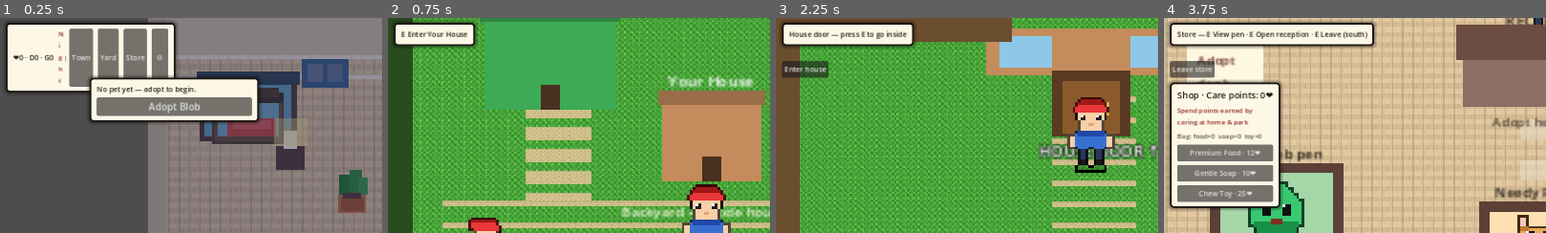
Above: before the commit, frames 1-4 (left to right).
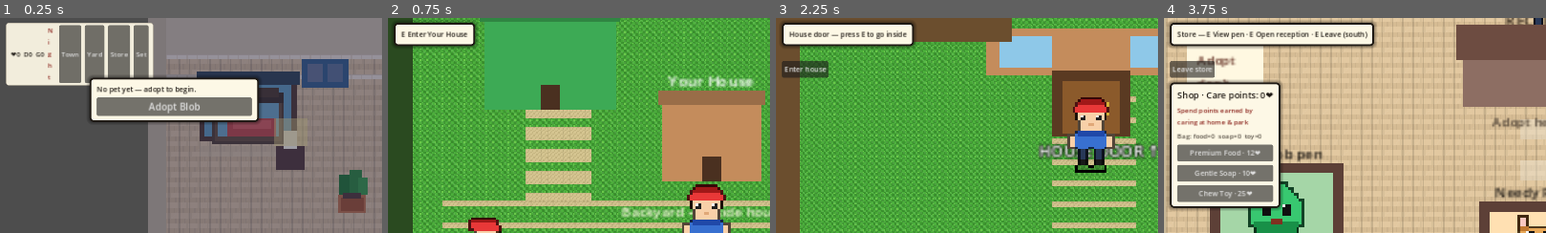
Above: after the commit, the same moments.

Repository: i-apologise/real-time-virtual-pet
Game: Godot game, scene res://scenes/habitat/habitat.tscn
Same seed, same stepped clock (60 frames per second), same inputs: the game is played once before the commit and once after it. This scene is started directly instead of the project's main scene.
Inputs (mouse positions are % of the whole screen's width and height, from its top left):
- Up to frame 1 (0.25 s): no input
- Up to frame 2 (0.75 s): click "Town" at 0.5 s
- Up to frame 3 (2.25 s): tap Enter at 1.25 s; move the mouse to (72, 45) at 1.27 s; hold D (move_right) 1.28-2 s; hold E (interact) 1.28-2 s; click (72, 45) at 1.42 s; tap Space at 1.52 s; click "Yard" at 2 s
- Up to frame 4 (3.75 s): click "Enter house" at 2.75 s; click "Store" at 3.5 s
The pictures show only the part of the screen within x 0-50%, y 0-50%; the shares and areas given below are measured in that part.

The runs differ from the first frame. In frame 1, 5.6% of the frame differs, in the area x 1-47%, y 1-36%; in frame 2, nothing differs; in frame 3, nothing differs; in frame 4, less than 0.1%.

Commit message:
fix: dead stay limp while carried; unclip leash only at home
- Follow mode no longer plays walk over dead (looked alive on burial walk)
- Park/town E no longer ends escort mid-outing (pet vanished home)
- End walk only at habitat; park tip points to fetch / leave / home
- Slim top status strip + death notice (not fat dialog chrome)

Diff:
--- a/scenes/graveyard/graveyard.gd
+++ b/scenes/graveyard/graveyard.gd
@@ -264,12 +264,17 @@
 			_dead_pet.set_collision_enabled(false)
 			# Emotional path: body follows only while carrying. Otherwise wait by the house door.
 			if PetController.carrying_deceased and _human:
+				# Keep dead condition after setup_frames (which defaults to idle)
+				_dead_pet.set_condition("dead")
+				_dead_pet.play_anim(&"dead")
 				_dead_pet.set_follow(_human, Vector2(-14, -6))
 				_toast.text = "Carrying %s — walk to EMPTY PLOT · hold E to dig" % p.name
 			else:
 				if _dead_pet.has_method("clear_follow"):
 					_dead_pet.clear_follow()
 				_dead_pet.position = Vector2(240, 120)
+				_dead_pet.set_condition("dead")
+				_dead_pet.play_anim(&"dead")
 				_toast.text = "They aren't with you — go inside and E Carry them first"
 	if needs_burial and PetController.carrying_deceased:
 		_label.text = "Backyard — bring %s to EMPTY PLOT · hold E dig · north HOUSE DOOR" % p.name
--- a/scenes/habitat/habitat.gd
+++ b/scenes/habitat/habitat.gd
@@ -518,36 +518,34 @@
 	_hud_layer = layer
 	add_child(layer)
 
-	# --- Single compact top bar (counters + day + nav) — no free-floating overlap ---
+	# --- Slim status strip (not a fat dialog panel) ---
 	_top_bar = PanelContainer.new()
 	_top_bar.name = "TopStatusBar"
-	UiThemeScr.apply_panel(_top_bar, true)
+	_top_bar.add_theme_stylebox_override("panel", UiThemeScr.slim_bar_style())
 	_top_bar.position = Vector2(10, 8)
 	layer.add_child(_top_bar)
 	var top_row := HBoxContainer.new()
-	top_row.add_theme_constant_override("separation", 8)
+	top_row.add_theme_constant_override("separation", 6)
+	top_row.alignment = BoxContainer.ALIGNMENT_CENTER
 	_top_bar.add_child(top_row)
-	_counter = UiThemeScr.title_label("❤0 · D0 · G0", 12)
+	_counter = UiThemeScr.title_label("❤0  D0  G0", 11)
 	top_row.add_child(_counter)
 	_day_chip = UiThemeScr.body_label("Day", 11)
 	_day_chip.add_theme_color_override("font_color", UiThemeScr.TEXT_ACCENT)
 	top_row.add_child(_day_chip)
-	var sep := UiThemeScr.body_label("|", 11)
+	var sep := Control.new()
+	sep.custom_minimum_size = Vector2(6, 0)
 	top_row.add_child(sep)
-	var b_town := UiThemeScr.themed_button("Town")
-	b_town.custom_minimum_size = Vector2(0, 24)
+	var b_town := UiThemeScr.slim_button("Town")
 	b_town.pressed.connect(_nav_town)
 	top_row.add_child(b_town)
-	var b_yard := UiThemeScr.themed_button("Yard")
-	b_yard.custom_minimum_size = Vector2(0, 24)
+	var b_yard := UiThemeScr.slim_button("Yard")
 	b_yard.pressed.connect(_nav_yard)
 	top_row.add_child(b_yard)
-	var b_store := UiThemeScr.themed_button("Store")
-	b_store.custom_minimum_size = Vector2(0, 24)
+	var b_store := UiThemeScr.slim_button("Store")
 	b_store.pressed.connect(_nav_store)
 	top_row.add_child(b_store)
-	var b_settings := UiThemeScr.themed_button("⚙")
-	b_settings.custom_minimum_size = Vector2(28, 24)
+	var b_settings := UiThemeScr.slim_button("Set")
 	b_settings.pressed.connect(_toggle_settings)
 	top_row.add_child(b_settings)
 	_refresh_day_chip()
@@ -681,17 +679,23 @@
 	layer.add_child(_empty_panel)
 	_empty_panel.position = Vector2(150, 100)
 
-	# Soft death notice — carry ritual, not a teleport button
-	_death_panel = _panel(
-		"They've passed. E near them to carry — walk the south door to the backyard. Hold E at the plot."
+	# Soft death strip (slim bar, not a modal dialog blocking the room)
+	_death_panel = PanelContainer.new()
+	_death_panel.add_theme_stylebox_override("panel", UiThemeScr.slim_bar_style())
+	_death_panel.visible = false
+	layer.add_child(_death_panel)
+	var death_row := HBoxContainer.new()
+	death_row.add_theme_constant_override("separation", 10)
+	_death_panel.add_child(death_row)
+	var death_msg := UiThemeScr.body_label(
+		"They've passed — E near them to carry · south door · hold E at the plot",
+		11
 	)
-	var carry_ack := Button.new()
-	carry_ack.text = "I'll carry them"
+	death_msg.custom_minimum_size = Vector2(360, 0)
+	death_row.add_child(death_msg)
+	var carry_ack := UiThemeScr.slim_button("OK")
 	carry_ack.pressed.connect(func(): _death_panel.visible = false)
-	_death_panel.get_child(0).add_child(carry_ack)
-	layer.add_child(_death_panel)
-	# Bottom-center so it doesn't cover the body / map
-	_death_panel.position = Vector2(180, 520)
+	death_row.add_child(carry_ack)
 	call_deferred("_place_death_panel")
 	_dig_progress = null
 
@@ -892,14 +896,15 @@
 	if _pet == null or not PetController.carrying_deceased:
 		return
 	_pet.visible = true
-	if _pet.has_method("set_follow") and _human:
-		_pet.set_follow(_human, Vector2(-14, -6))  # held close — carried, not leashed
-	if _pet.has_method("set_collision_enabled"):
-		_pet.set_collision_enabled(false)
+	# Condition BEFORE follow — follow physics must never promote walk/idle while dead
 	if _pet.has_method("set_condition"):
 		_pet.set_condition("dead")
 	if _pet.has_method("play_anim"):
 		_pet.play_anim(&"dead")
+	if _pet.has_method("set_collision_enabled"):
+		_pet.set_collision_enabled(false)
+	if _pet.has_method("set_follow") and _human:
+		_pet.set_follow(_human, Vector2(-14, -6))  # held close — carried, not leashed
 
 
 func _try_start_carry() -> bool:
@@ -1356,9 +1361,9 @@
 	if PetController.escort_active and life != "DEAD" and life != "":
 		var left := maxf(0.0, PetController.ESCORT_MIN_SEC - PetController.escort_elapsed_sec)
 		if left > 0.0:
-			_hint.text = "On leash · walk min %.0fs · doors work · then E end walk" % left
+			_hint.text = "On leash · min %.0fs more outside · at home E unclips" % left
 		else:
-			_hint.text = "On leash — E End walk (step off door mats) · or keep exploring"
+			_hint.text = "Home — E near pet (off doors) ends walk · or go out again"
 		return
 	if _near_pet and life != "DEAD" and life != "":
 		if PetController.active_pet.is_sleeping():
@@ -1692,8 +1697,7 @@
 
 
 func _on_profile(snap: Dictionary) -> void:
-	# Compact — fits one top-bar row with nav buttons (no multi-line overlap)
-	_counter.text = "❤%d · D%d · G%d" % [
+	_counter.text = "❤%d  D%d  G%d" % [
 		int(snap.get("care_points", PetController.profile.care_points if PetController.profile else 0)),
 		int(snap.get("total_pets_died", 0)),
 		int(snap.get("total_graves_dug", 0)),
--- a/scenes/park/park.gd
+++ b/scenes/park/park.gd
@@ -208,7 +208,7 @@
 	_pet.set_follow(_human, Vector2(-22, 10))
 	_pet.set_world_bounds(WORLD_BOUNDS)
 	_leash.visible = true
-	_toast.text = "On leash — explore · E End walk near pet (after min time)"
+	_toast.text = "On leash — explore · Play fetch · leave south to Town. End leash at home."
 
 
 func _process(delta: float) -> void:
@@ -222,10 +222,10 @@
 				_world.to_local(_pet.global_position),
 			])
 
-	# Exit zone before end-walk — following pet is always "near", same as habitat/town.
+	# Exit only — never end the leash here (pet would "vanish home"; unclip at house).
 	if EXIT_TO_TOWN.has_point(_human.position):
 		_label.text = (
-			"E Enter Town (pet follows)"
+			"E Leave to Town (pet stays on leash)"
 			if PetController.escort_active
 			else "E Enter Town"
 		)
@@ -234,22 +234,12 @@
 		return
 
 	if PetController.escort_active:
-		_label.text = "On leash · min %.0fs · E End walk (not on exit) · fetch for bonus" % maxf(
+		_label.text = "On leash · walk min %.0fs · fetch for bonus · end walk at home" % maxf(
 			0.0, PetController.ESCORT_MIN_SEC - PetController.escort_elapsed_sec
 		)
-		if Input.is_action_just_pressed("interact") and _pet:
-			if _human.global_position.distance_to(_pet.global_position) < 56.0:
-				if PetController.can_finish_escort():
-					PetController.end_escort(true)
-					_pet.clear_follow()
-					_pet.queue_free()
-					_pet = null
-					_leash.visible = false
-					_toast.text = "Great walk! Pet is happier."
-				else:
-					_toast.text = "A bit more walking… %.0fs" % maxf(
-						0.0, PetController.ESCORT_MIN_SEC - PetController.escort_elapsed_sec
-					)
+		# E mid-park must NOT finish escort — that teleported the pet away mid-outing.
+		if Input.is_action_just_pressed("interact"):
+			_toast.text = "Keep exploring — use Play fetch, or leave south. Unclip the leash at home."
 		return
 
 
--- a/scenes/town/town.gd
+++ b/scenes/town/town.gd
@@ -200,7 +200,7 @@
 	_pet.set_follow(_human, Vector2(-22, 10))
 	_pet.set_world_bounds(WORLD_BOUNDS)
 	_leash.visible = true
-	_toast.text = "On leash — E on doorsteps enters (pet follows). End walk off doors."
+	_toast.text = "On leash — E enters buildings (pet follows). Unclip the leash at home."
 
 
 func _process(delta: float) -> void:
@@ -215,8 +215,7 @@
 				_world.to_local(_pet.global_position + Vector2(0, -8)),
 			])
 
-	# Resolve nearest building first — leash follow is always <56px, so end-walk
-	# must not consume E while standing on a doorstep (same bug as habitat town door).
+	# Buildings first. Never end-walk in town — pet would vanish mid-outing.
 	var near := ""
 	var scene_id := ""
 	var spawn := ""
@@ -237,23 +236,11 @@
 		return
 
 	if PetController.escort_active:
-		_label.text = "On leash — E Enter Park/House/Store · away from doors E End walk · min %.0fs" % maxf(
+		_label.text = "On leash · min %.0fs · doors enter places · end walk at home" % maxf(
 			0.0, PetController.ESCORT_MIN_SEC - PetController.escort_elapsed_sec
 		)
-		if Input.is_action_just_pressed("interact") and _pet:
-			if _human.global_position.distance_to(_pet.global_position) < 56.0:
-				if PetController.can_finish_escort():
-					var r: Dictionary = PetController.end_escort(true)
-					if _pet:
-						_pet.clear_follow()
-						_pet.queue_free()
-						_pet = null
-					_leash.visible = false
-					_toast.text = "Walk complete!" if r.get("ok", false) else "Walk ended"
-				else:
-					_toast.text = "Walk a bit longer… %.0fs" % maxf(
-						0.0, PetController.ESCORT_MIN_SEC - PetController.escort_elapsed_sec
-					)
+		if Input.is_action_just_pressed("interact"):
+			_toast.text = "Still on a walk — enter a building, or go home to unclip the leash."
 		return
 
 	_label.text = "Town — E Enter House · Park · Store"
--- a/src/gameplay/animated_actor.gd
+++ b/src/gameplay/animated_actor.gd
@@ -127,6 +127,8 @@
 	_follow_offset = offset
 	_acting = false
 	_walk_target = null
+	if is_pet and _condition == "dead":
+		_play_dead_pose()
 
 
 func clear_follow() -> void:
@@ -152,6 +154,17 @@
 	var anim2 := "idle_%s" % _facing
 	if _sprite.sprite_frames.has_animation(anim2):
 		_sprite.play(anim2)
+
+
+func _play_dead_pose() -> void:
+	## Force limp/dead art while carried — must not switch to walk/idle.
+	if _sprite == null:
+		return
+	if _sprite.sprite_frames.has_animation(&"dead"):
+		_sprite.sprite_frames.set_animation_loop(&"dead", true)
+		if _sprite.animation != &"dead":
+			_sprite.play(&"dead")
+	_acting = false
 
 
 func _pet_idle_anim() -> StringName:
@@ -203,27 +216,37 @@
 func _physics_process(delta: float) -> void:
 	z_index = int(global_position.y)
 
-	# Leash follow mode (pet or escort)
+	# Leash / carry follow mode (pet or escort)
 	if _follow_target != null and is_instance_valid(_follow_target):
 		var goal: Vector2 = _follow_target.global_position + _follow_offset
 		var to: Vector2 = goal - global_position
+		var carried_dead := is_pet and _condition == "dead"
+		# Body carried limp — slower, never play living walk cycle (looked "alive" on burial path)
+		var speed := move_speed * (0.72 if carried_dead else 1.0)
 		if to.length() > 6.0:
 			var dir := to.normalized()
-			velocity = dir * move_speed
+			velocity = dir * speed
 			move_and_slide()
 			_clamp_to_world()
 			_update_facing(dir)
-			var walk := "walk_%s" % _facing
-			if is_pet and _sprite and _sprite.sprite_frames.has_animation("walk"):
-				if _sprite.animation != &"walk" and not _acting:
-					_sprite.play("walk")
-			elif _sprite and _sprite.sprite_frames.has_animation(walk) and not _acting:
-				if _sprite.animation != walk:
-					_sprite.play(walk)
+			if carried_dead:
+				_play_dead_pose()
+			else:
+				var walk := "walk_%s" % _facing
+				if is_pet and _sprite and _sprite.sprite_frames.has_animation("walk"):
+					if _sprite.animation != &"walk" and not _acting:
+						_sprite.play("walk")
+				elif _sprite and _sprite.sprite_frames.has_animation(walk) and not _acting:
+					if _sprite.animation != walk:
+						_sprite.play(walk)
 		else:
 			velocity = Vector2.ZERO
 			move_and_slide()
 			_clamp_to_world()
+			if carried_dead:
+				_play_dead_pose()
+			elif is_pet and not _acting:
+				play_idle()
 		return
 
 	# Pet idle / walk_to only
--- a/src/gameplay/care_director.gd
+++ b/src/gameplay/care_director.gd
@@ -196,7 +196,7 @@
 	human.set_busy(false)
 	pet.set_busy(false, false)
 	toast.emit(
-		"Leashed! Left door → Town/Park (E on door). End walk with E near pet off door mats."
+		"Leashed! Left door → Town/Park. Explore freely — unclip at home with E near them."
 	)
 	var audio := get_node_or_null("/root/AudioService")
 	if audio and audio.has_method("play"):
--- a/src/ui/ui_theme.gd
+++ b/src/ui/ui_theme.gd
@@ -38,6 +38,30 @@
 		sb.shadow_color = SHADOW
 		sb.shadow_size = 6
 	return sb
+
+
+static func slim_bar_style() -> StyleBoxFlat:
+	## Thin top chrome — avoids fat “dialog” panels in the corner.
+	var sb := StyleBoxFlat.new()
+	sb.bg_color = Color(0.99, 0.97, 0.90, 0.94)
+	sb.border_color = BORDER_SOFT
+	sb.set_border_width_all(1)
+	sb.set_corner_radius_all(4)
+	sb.content_margin_left = 8
+	sb.content_margin_right = 8
+	sb.content_margin_top = 4
+	sb.content_margin_bottom = 4
+	return sb
+
+
+static func slim_button(text: String) -> Button:
+	var b := Button.new()
+	b.text = text
+	b.flat = false
+	b.custom_minimum_size = Vector2(0, 22)
+	b.add_theme_font_size_override("font_size", 11)
+	b.focus_mode = Control.FOCUS_NONE
+	return b
 
 
 static func row_style(selected: bool, disabled: bool) -> StyleBoxFlat:
Binary file added: docs/pr-screenshots/pr33-carry-dead-park-hud.png
